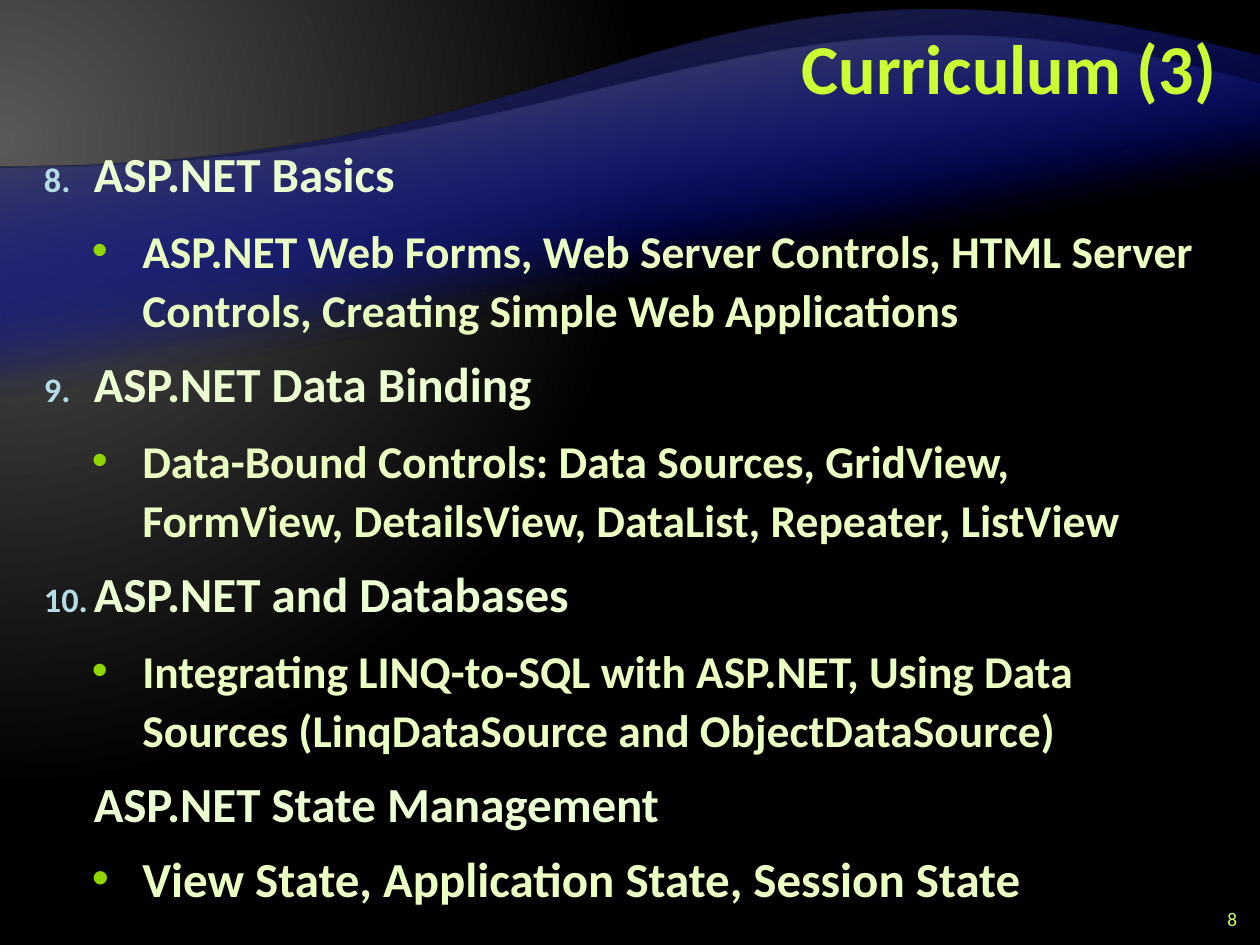
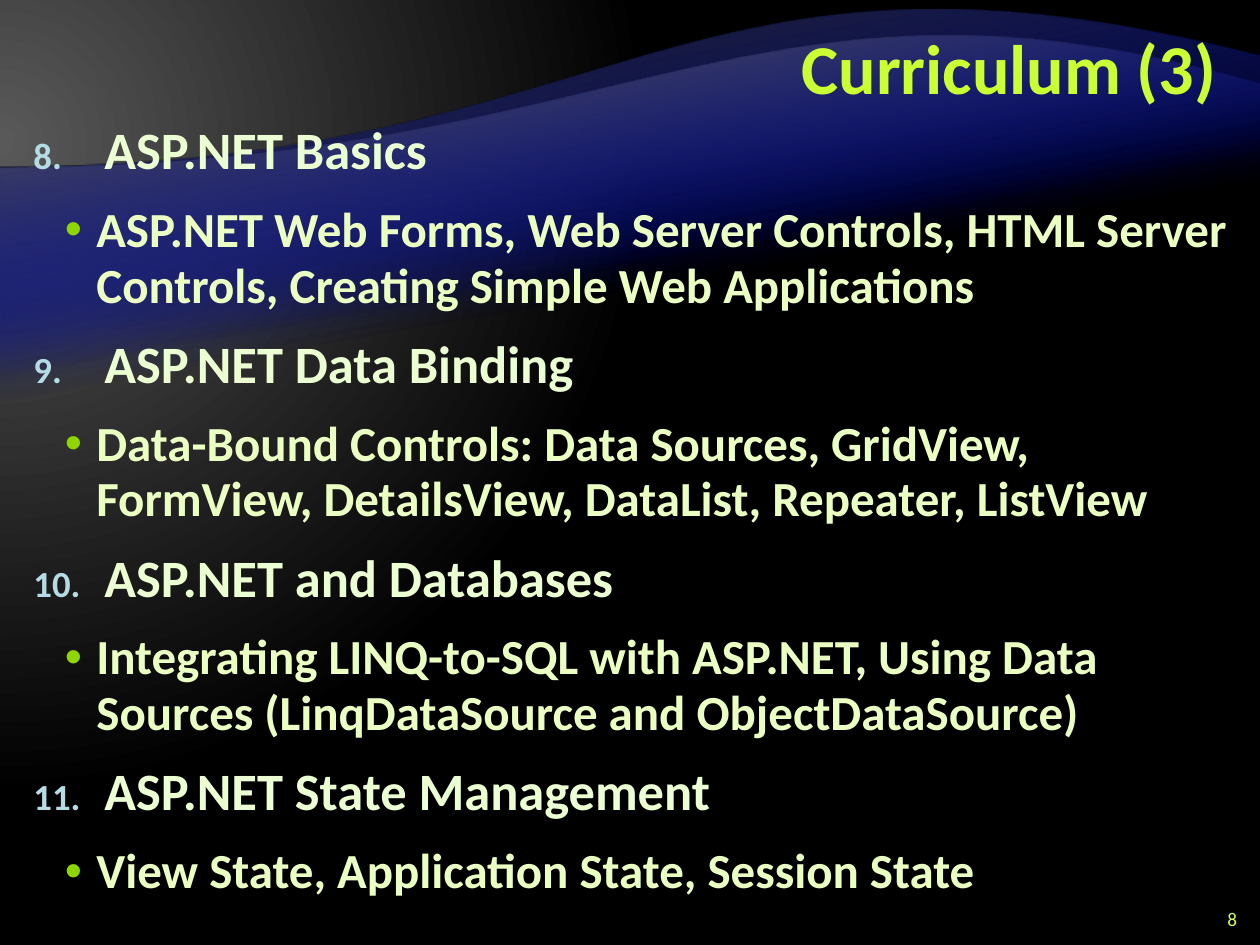
Before and after one commit to Graveheart/aspnetcourse, a slide deck: slide 8 of 2010/lectures/0. Course Introduction.pptx. Drawn at 1260x945 pixels with LibreOffice and Linux fonts; fonts in the diff are those of the drawing; background and template pictures are left out. Boxes give left, top, right and bottom in pixels: in the first picture for what was removed or moved away, otherwise in the second. Text is boxed around its words. In the diff, an @@ line names an element or a change of style, - is before the commit and + after.

Commit message:
added slides to the trainers section fixes to the formatting added Vesko and Shasho's pictures

```diff
--- a/2010/lectures/0. Course Introduction.pptx
+++ b/2010/lectures/0. Course Introduction.pptx
@@ text "ASP.NET Basics": place and size @@
-text "ASP.NET Basics" at box(94, 152, 1193, 905)
+text "ASP.NET Basics" at box(96, 126, 1226, 896)
@@ text "ASP.NET Basics" at box(96, 126, 1226, 896): size 28 to 30 pt in "ASP.NET Basics", "ASP.NET Data Binding", "ASP.NET and Databases", "ASP.NET State Management"; size 26 to 28 pt in "ASP.NET Web Forms, Web Server Controls, HTML ...", "Data-Bound Controls: Data Sources, GridView, FormView, Detai ...", "Integrating LINQ-to-SQL with ASP.NET, Using Data Sources ..."; indent changed; line spacing 34pt to 0.95; more space between paragraphs; bullet none to 1. @@
```
Also in this commit, not shown: 12 other slides changed, 6 slides added, 2 other files.
